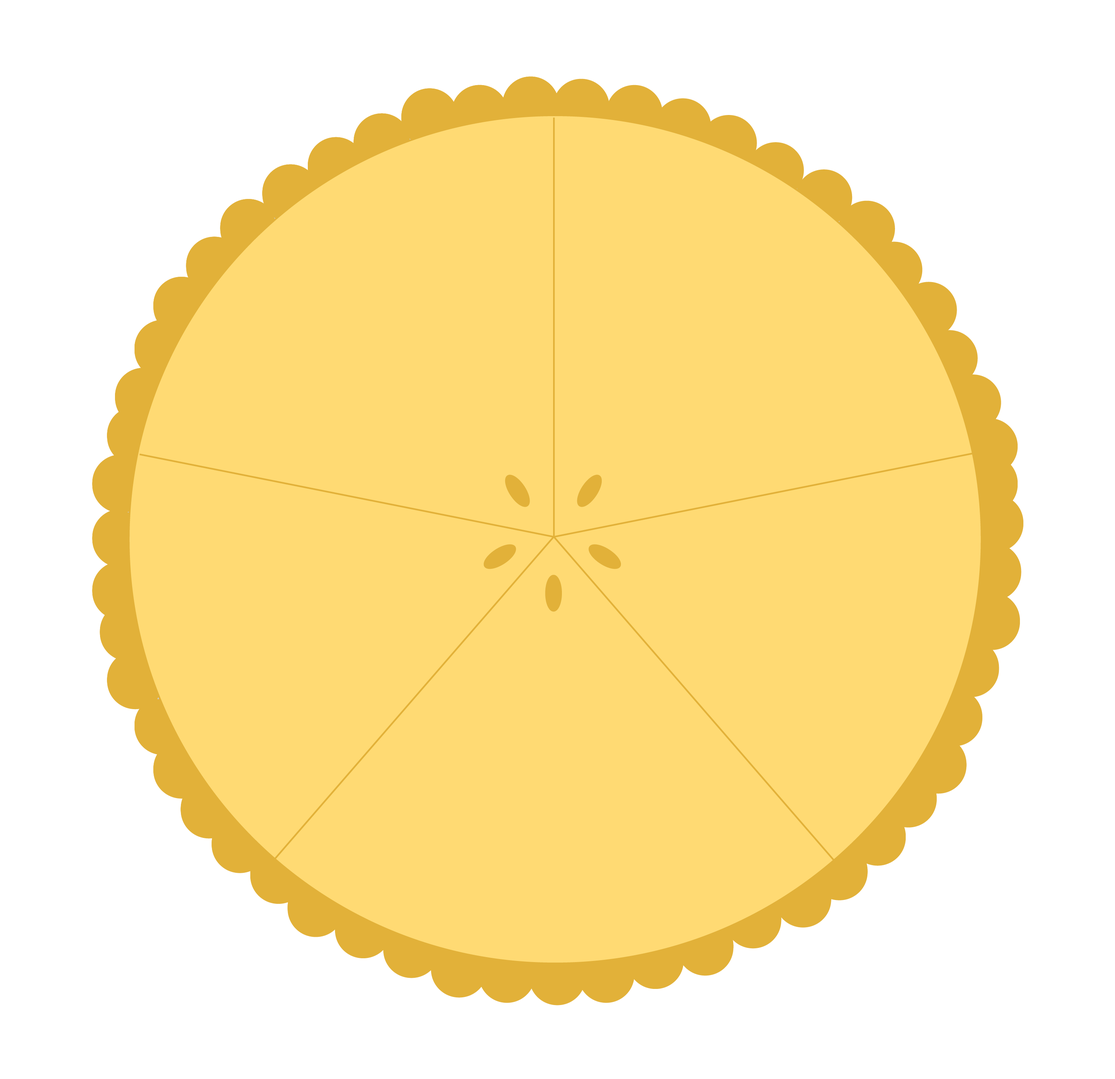
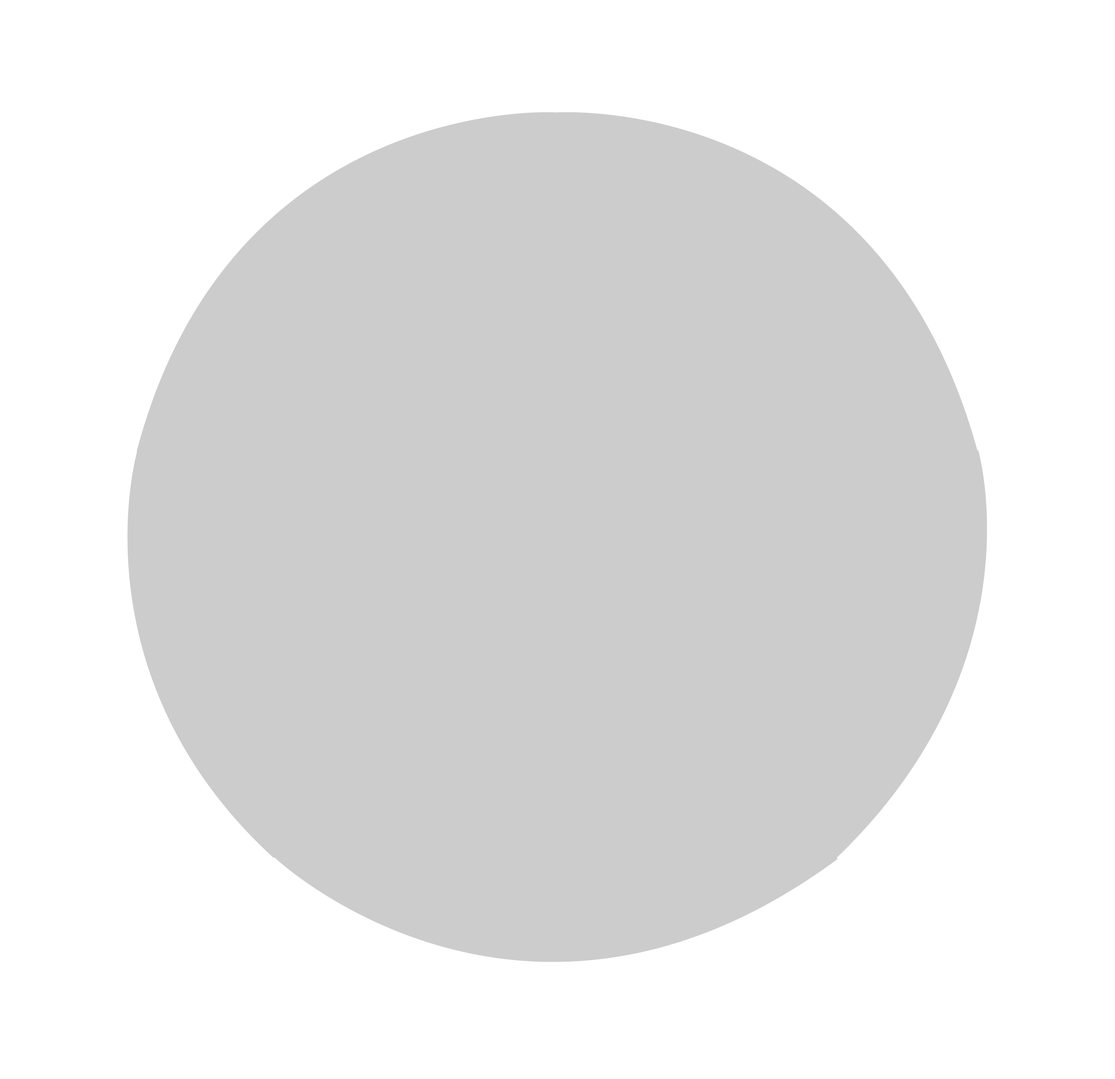
Revision of a layered w=1115, h=1079 image; what changed, layer by layer:
removed layer "SarahGIFC2.1.png" over (92, 78, 1024, 1006)
removed layer "SarahGIFC2.2.png" over (92, 77, 1024, 1004)
removed layer "SarahGIFC2.3.png" over (92, 76, 987, 1004)
removed layer "SarahGIFC2.4.png" over (92, 77, 987, 964)
removed layer "SarahGIFC2.5.png" over (106, 76, 987, 963)
